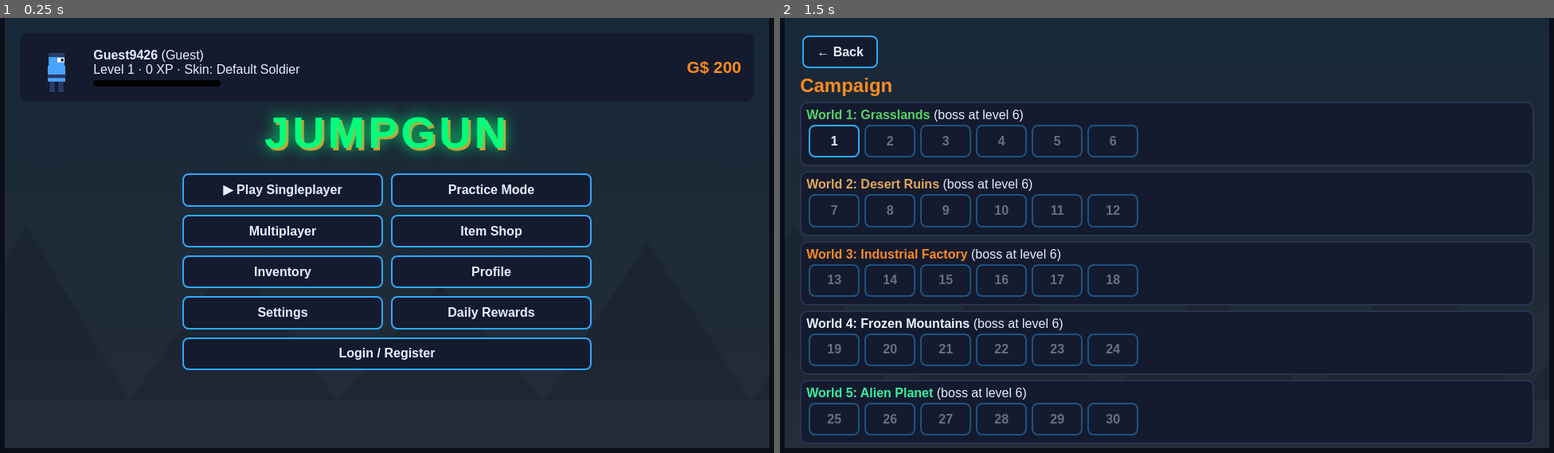
Above: before the commit, frames 1-2 (left to right).
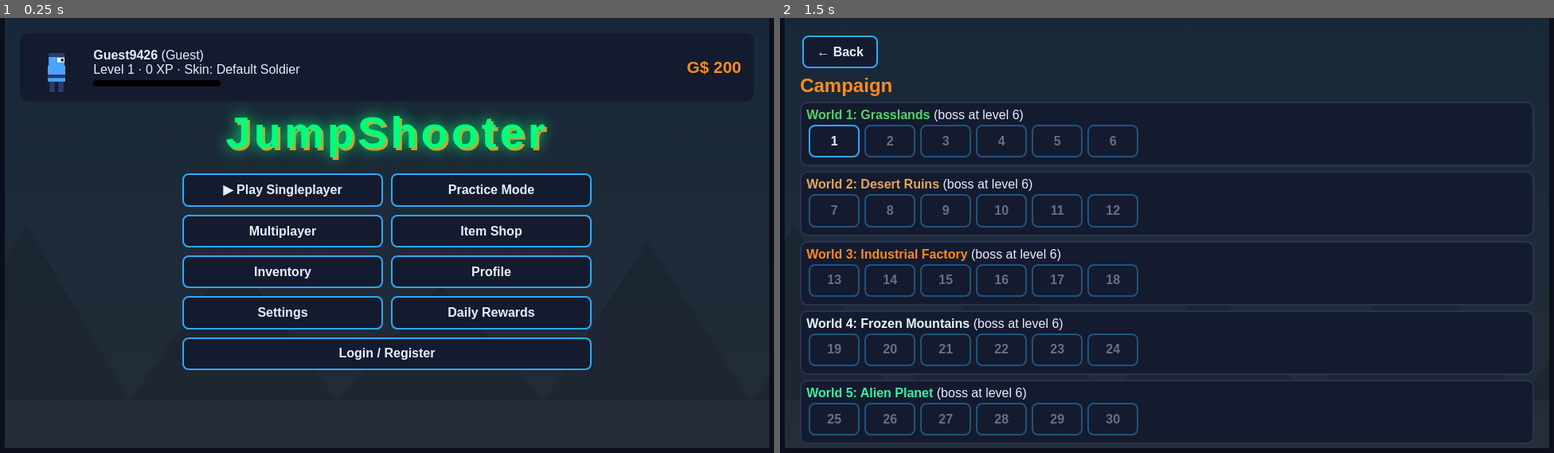
Above: after the commit, the same moments.

Repository: LiamLiamLiam123/Jump-Shooter
Game: browser game, page index.html
The game is run twice, just before and just after one commit, with the same random seed, the same clock (stepped at 60 frames per second) and the same inputs.
Inputs (mouse positions are in pixels of both pictures, inside the frame that each line leads up to):
- Up to frame 1 (0.25 s): no input
- Up to frame 2 (1.5 s): click "▶ Play Singleplayer" at 0.27 s; hold Right from 1.03 s (still down); click (1167, 274) at 1.07 s; tap Space at 1.1 s

The runs differ from the first frame. In frame 1, 2.7% of the frame differs, in the area x 28-71%, y 21-33%; in frame 2, nothing differs.

Commit message:
Rename JumpGun to JumpShooter in index.html

Diff:
--- a/index.html
+++ b/index.html
@@ -1,4 +1,4 @@
-<!DOCTYPE html><html lang="en"><head><meta charset="utf-8"><meta name="viewport" content="width=device-width, initial-scale=1, viewport-fit=cover"><title>JumpGun</title><meta name="theme-color" content="#0b0f1a">
+<!DOCTYPE html><html lang="en"><head><meta charset="utf-8"><meta name="viewport" content="width=device-width, initial-scale=1, viewport-fit=cover"><title>JumpShooter</title><meta name="theme-color" content="#0b0f1a">
 <style>
 :root{--bg:#0b0f1a;--p:#141b2e;--g:#00ff7b;--o:#ff8a1f;--b:#2ea8ff;--t:#e8eefc;box-sizing:border-box;padding-top:env(safe-area-inset-top,0px);padding-bottom:env(safe-area-inset-bottom,0px)}
 html,body{margin:0;background:var(--bg);color:var(--t);font-family:'Trebuchet MS',Verdana,sans-serif}
@@ -151,7 +151,7 @@
 function pause(){const g=G;if(g.done)return;g.paused=!g.paused;if(!g.paused)return ui('');const p=g.p;
 ui(`<h2>Paused</h2><div class=row><button onclick="pause()">Resume</button>${g.L.mp?'':'<button onclick="startGame(G.L, …(636 unchanged characters)…
 function menu(){mpLeave();G=null;const pc=(S.xp-100*(lvl()-1)**2)/(200*lvl()-100)*100;
-ui(`<div class=top><canvas id=pv width=60 height=70></canvas …(143 unchanged characters)… div class=gd>G$ ${S.gd}</div></div><h1>JUMPGUN</h1><div class=mm><button onclick="leve …(475 unchanged characters)…
+ui(`<div class=top><canvas id=pv width=60 height=70></canvas …(143 unchanged characters)… div class=gd>G$ ${S.gd}</div></div><h1>JumpShooter</h1><div class=mm><button onclick="leve …(475 unchanged characters)…
 const c=$('#pv').getContext('2d');drawChar(c,30,66,skin(S.skin),1,0,0,1.1)}
 function back(){return'<button onclick="menu()">← Back</button>'}
 function levels(){ui(`${back()}<h2>Campaign</h2>${WORLDS.map((w,wi)=>`<div class=card style="margin:6px 0;text-align:le …(309 unchanged characters)…
@@ -211,11 +211,11 @@
 window.JG_CONFIG={url:'https://eeqiorinragqjfogbeqm.supabase.co',anonKey:'eyJhbGciOiJIUzI1NiIsInR5cCI6IkpXVCJ9.eyJpc3MiOiJzdXBhYmFzZSIsInJlZiI6ImVlcWlvcmlucmFncWpmb2diZXFtIiwicm9sZSI6ImFub24iLCJpYXQiOjE3OTQyNDQ2NTIsImV4cCI6MjEwOTgyMDY1Mn0.GoyblV9vgKV-5jN1KIFfv33fZT69m1U5jzs_36wFRHs'};
 </script>
 <script>
-/* JumpGun <-> Supabase bridge. Loaded AFTER the game script; overrides game functions.
+/* JumpShooter <-> Supabase bridge. Loaded AFTER the game script; overrides game functions.
    Uses only the public anon key. Never put the service-role key in frontend code. */
 (() => {
 const C = window.JG_CONFIG || {};
-if (!C.url || !C.anonKey || !window.supabase || /YOUR-/.test(C.url + C.anonKey)) { console.warn('JumpGun: Supabase not configured (edit config.js) - running as guest only.'); return; }
+if (!C.url || !C.anonKey || !window.supabase || /YOUR-/.test(C.url + C.anonKey)) { console.warn('JumpShooter: Supabase not configured (edit config.js) - running as guest only.'); return; }
 const sb = window.supabase.createClient(C.url, C.anonKey, { realtime: { params: { eventsPerSecond: 40 } } });
 let user = null;
 const toast = m => { const d = document.createElement('div'); d.textContent = m; d.style.cssText = 'position:fixed;left …(204 unchanged characters)…
